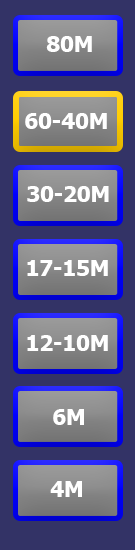
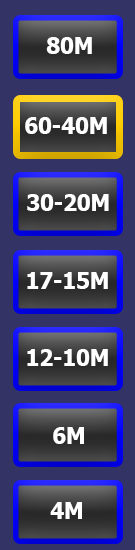
Layered file, before and after one edit (135x550). Changes by layer:
painted on "12-10M" over [27, 335, 108, 366]
painted on "17-15M" over [27, 260, 108, 289]
painted on "30-20M" over [27, 186, 109, 211]
painted on "60-40M" over [25, 113, 107, 134]
painted on "4M" over [50, 481, 82, 519]
painted on "6M" over [53, 409, 84, 444]
painted on "160M" over [46, 36, 92, 54]
painted on "Button7" over [13, 460, 123, 544]
painted on "Button6" over [13, 386, 123, 467]
painted on "Button5" over [13, 313, 123, 391]
painted on "Button4" over [13, 239, 123, 314]
painted on "Button3" over [13, 165, 123, 236]
painted on "Button2" over [13, 91, 123, 159]
painted on "Button1" over [13, 15, 123, 79]